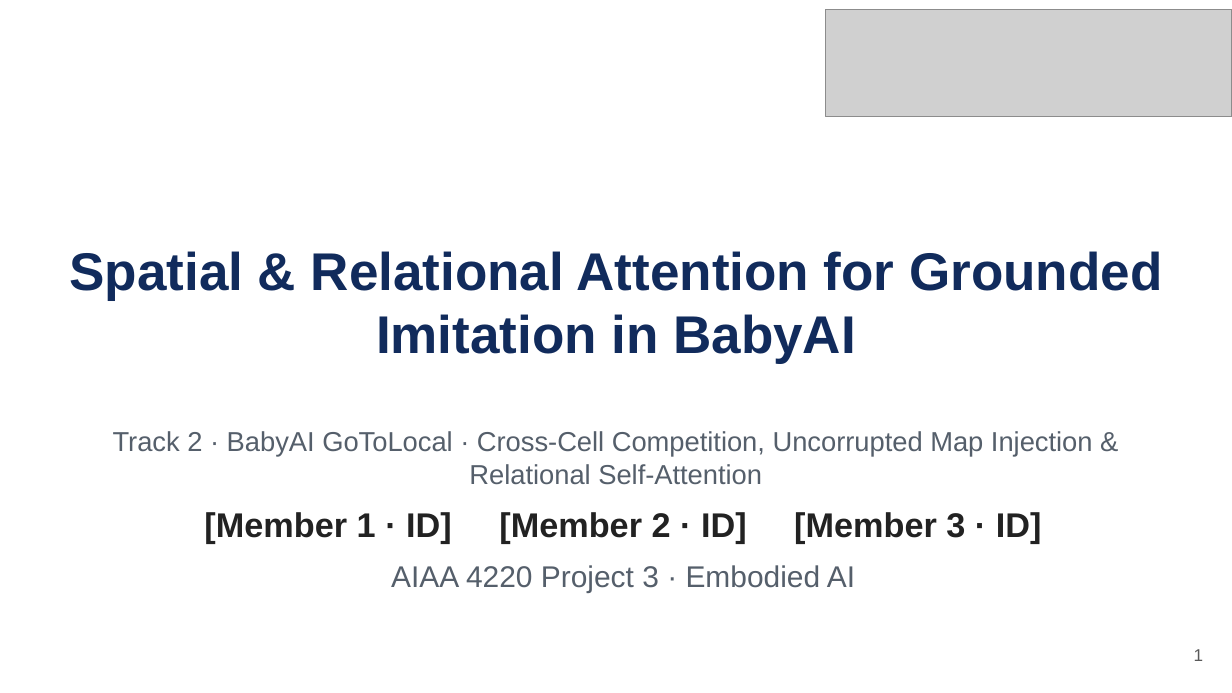
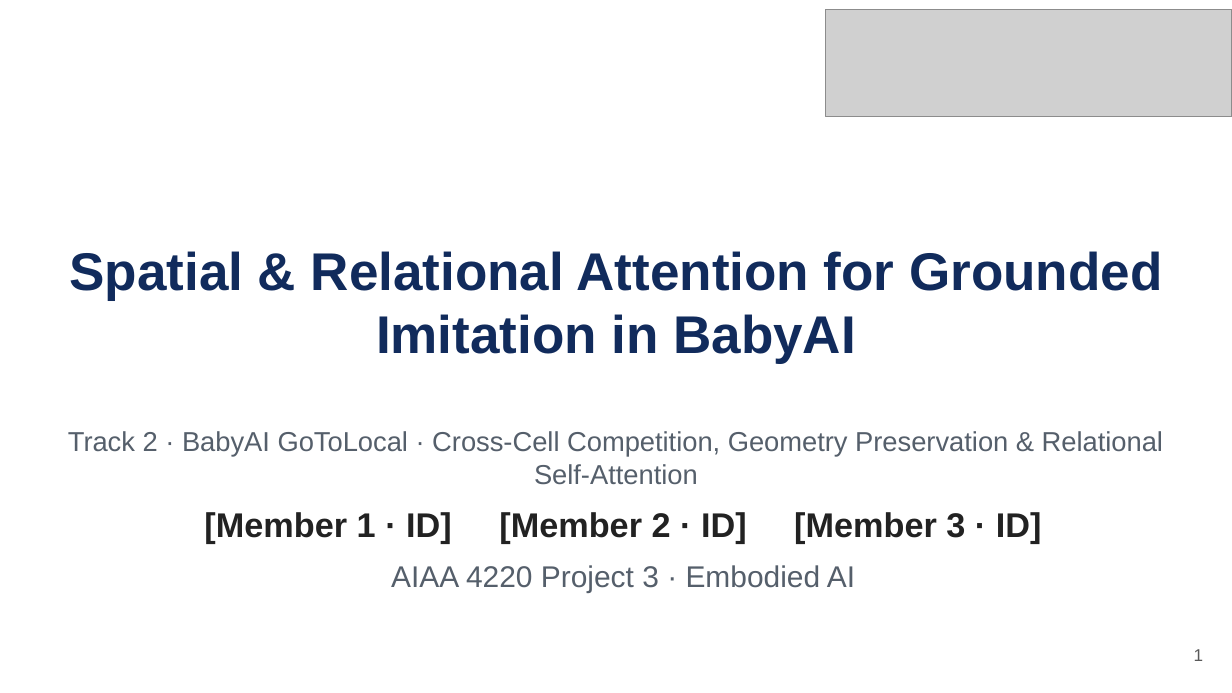
Before and after one commit to Oliver-ming/BabyAI_Exploration_with_Film, a slide deck: slide 1 of presentation/AIAA4220_Project3_Presentation.pptx. Drawn at 1232x693 pixels with LibreOffice and Linux fonts; fonts in the diff are those of the drawing; grey boxes stand for pictures; background and template pictures are left out. Boxes give left, top, right and bottom in pixels: in the first picture for what was removed or moved away, otherwise in the second. Text is boxed around its words. In the diff, an @@ line names an element or a change of style, - is before the commit and + after.

```diff
--- a/presentation/AIAA4220_Project3_Presentation.pptx
+++ b/presentation/AIAA4220_Project3_Presentation.pptx
@@ subtitle at (68, 431, 1163, 485): text changed @@
-Track 2 · BabyAI GoToLocal · Cross-Cell Competition, Uncorrupted Map Injection & Relational Self-Attention
+Track 2 · BabyAI GoToLocal · Cross-Cell Competition, Geometry Preservation & Relational Self-Attention
```
Also in this commit, not shown: 16 other slides changed, 11 slides added, 5 slides removed, 43 other files.
